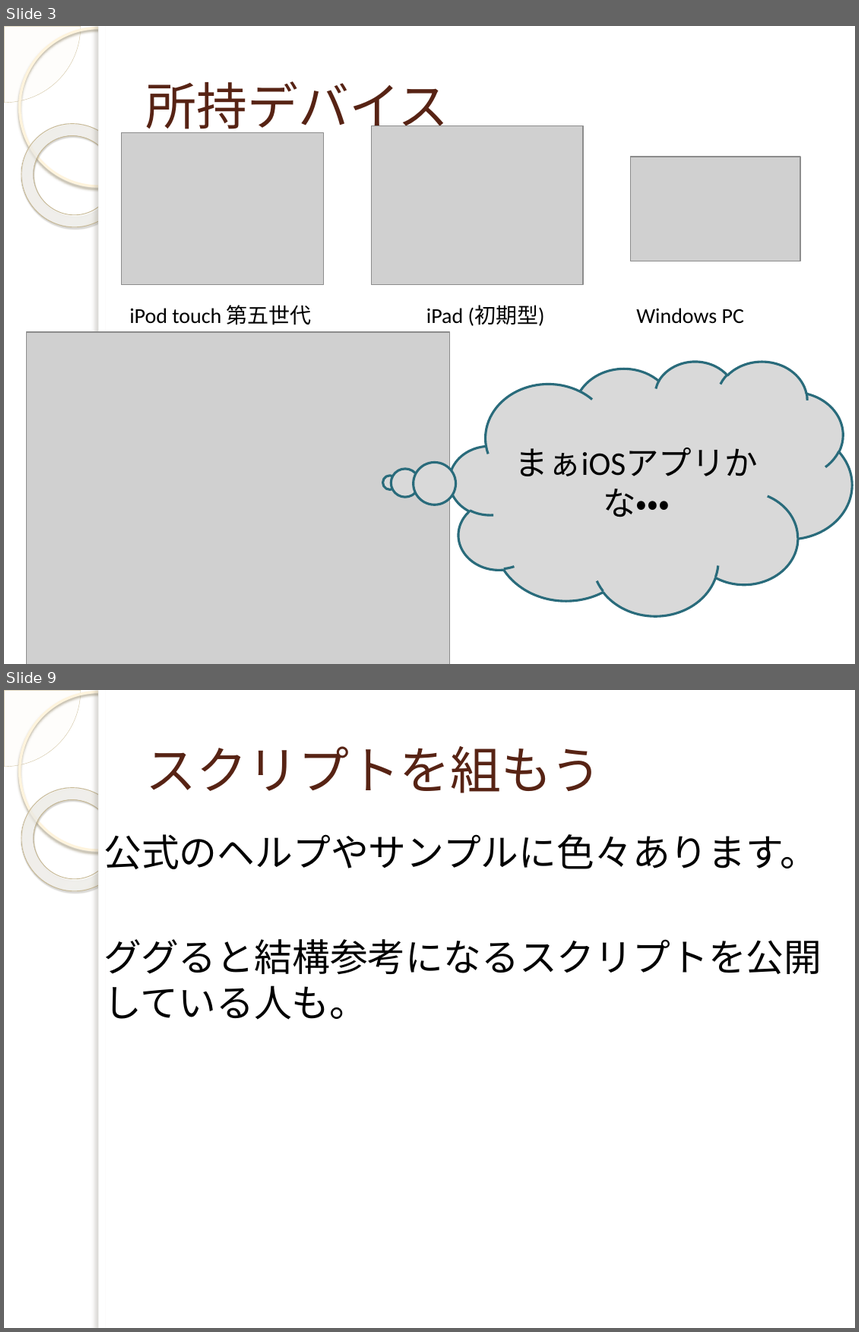
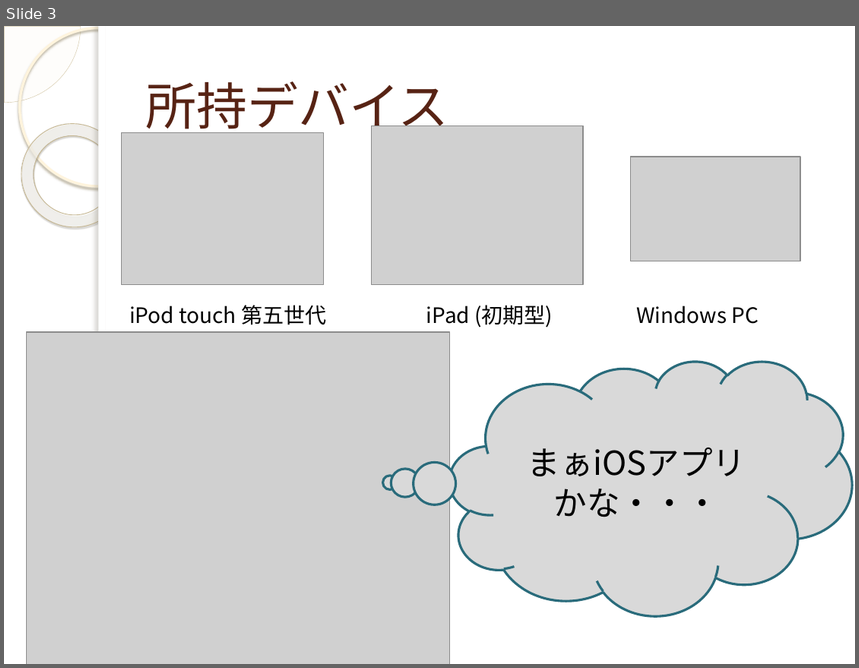
Before and after one commit to yuridonus/FEstudy, a slide deck: monaca.pptx. Shown one above the other, each under a label of ours: slides 3 and 9 before the commit, slide 3 after it; the slides between them are not shown. The pictures are 859x1332 and 859x668 pixels, drawn with LibreOffice and Linux fonts; fonts in the diff are those of the drawing; grey boxes stand for pictures; background and template pictures are left out. Boxes give left, top, right and bottom in pixels: in the first picture for what was removed or moved away, otherwise in the second. Text is boxed around its words. In the diff, an @@ line names an element or a change of style, - is before the commit and + after.

```diff
--- a/monaca.pptx
+++ b/monaca.pptx
@@ slide 9 removed at (4, 690, 855, 1328), background picture (left out); not listed: 5 template elements that a slide beside it also shows @@
@@ title removed at (146, 746, 601, 793) @@
-スクリプトを組もう
@@ text removed at (104, 834, 822, 1020) @@
-公式のヘルプやサンプルに色々あります。
-ググると結構参考になるスクリプトを公開している人も。
@@ slide 3 changed as well @@
@@ font Calibri to Noto Sans CJK JP in 4 elements at (450, 361, 853, 616), (129, 305, 326, 325), (427, 305, 553, 328), (636, 306, 759, 324) @@
```
Also in this commit, not shown: 4 other slides changed, 8 slides added, 9 other slides removed.
